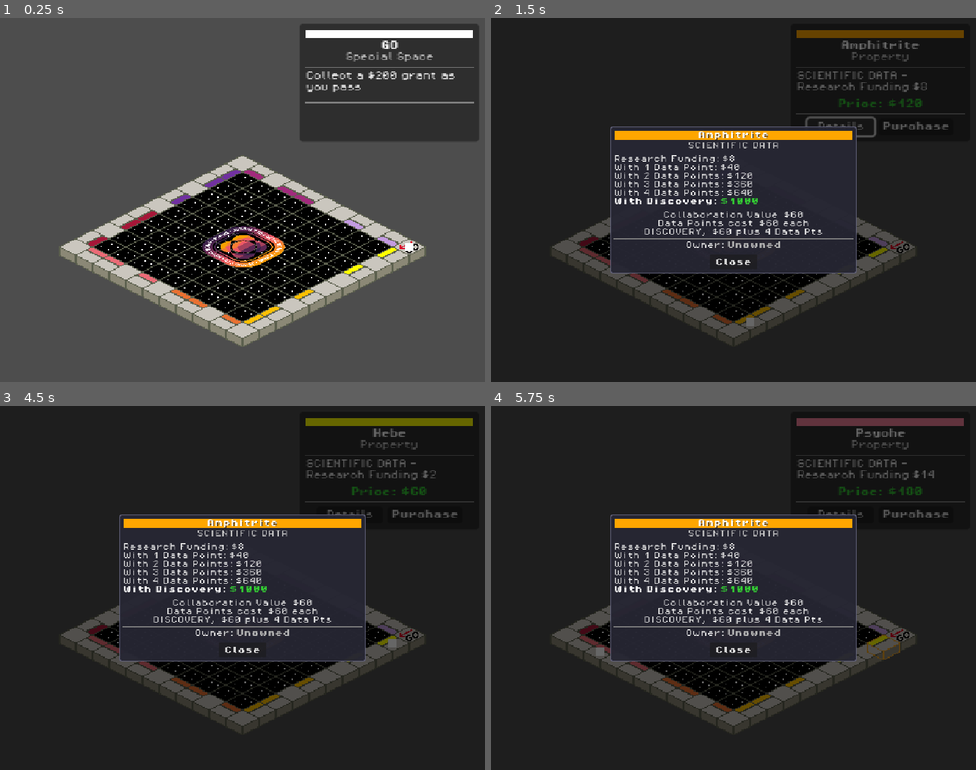
Above: before the commit, frames 1-4 (two rows, left to right).
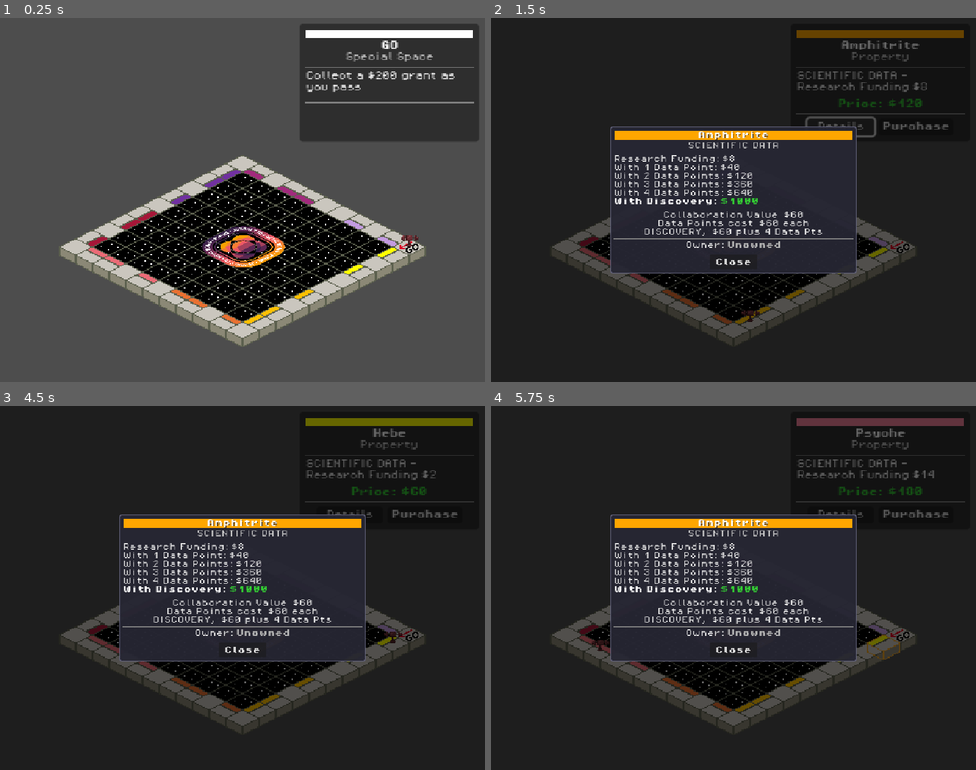
Above: after the commit, the same moments.

Repository: MissionToPsyche-Platinum/platinum_24d_game_psycheopoly-psb
Game: Godot game, scene res://scenes/GameBoard.tscn
Same seed, same stepped clock (60 frames per second), same inputs: the game is played once before the commit and once after it.
Inputs (mouse positions are in pixels of both pictures, inside the frame that each line leads up to):
- Up to frame 1 (0.25 s): no input
- Up to frame 2 (1.5 s): tap Enter at 0.5 s; move the mouse to (840, 181) at 0.52 s; hold Right 0.53-1.25 s; click (840, 181) at 0.67 s; tap Space at 0.77 s; click "Details" at 1.25 s
- Up to frame 3 (4.5 s): click "Purchase" at 2 s; tap Space at 2.75, 3.02, 4.25 s; move the mouse to (145, 606) at 2.77 s; hold Left 2.78-3.53 s; tap Enter at 3.5 s; move the mouse to (291, 507) at 3.52 s; hold Right from 3.53 s (still down); move the mouse to (218, 660) at 4.27 s; click (218, 660) at 4.42 s
- Up to frame 4 (5.75 s): tap Space at 4.52, 5.27 s; tap Enter at 5 s; move the mouse to (879, 642) at 5.02 s; release Right at 5.03 s; hold Left from 5.03 s (still down)

The runs differ from the first frame. In frame 1, less than 0.1% of the frame differs, in the area x 82-87%, y 59-64%; in frame 2, less than 0.1%; in frame 3, less than 0.1%; in frame 4, less than 0.1%.

Commit message:
feat: added game piece texture

Diff:
--- a/scenes/Piece.tscn
+++ b/scenes/Piece.tscn
@@ -1,12 +1,11 @@
-[gd_scene load_steps=2 format=3 uid="uid://dow8cthtuw840"]
+[gd_scene load_steps=3 format=3 uid="uid://dow8cthtuw840"]
 
 [ext_resource type="Script" uid="uid://bhhg7mtk48h7f" path="res://scripts/core/piece.gd" id="1_abcde"]
+[ext_resource type="Texture2D" uid="uid://bno5a28b2flol" path="res://assets/images/sprites/game_piece.png" id="2_tk1p6"]
 
 [node name="Piece" type="Node2D"]
 script = ExtResource("1_abcde")
 
-[node name="ColorRect" type="ColorRect" parent="."]
-offset_left = -4.0
-offset_top = -4.0
-offset_right = 4.0
-offset_bottom = 4.0
+[node name="Sprite" type="Sprite2D" parent="."]
+position = Vector2(0, -11)
+texture = ExtResource("2_tk1p6")
Binary file added: assets/images/sprites/game_piece.png
Not shown, added: assets/images/sprites/game_piece.png.import
